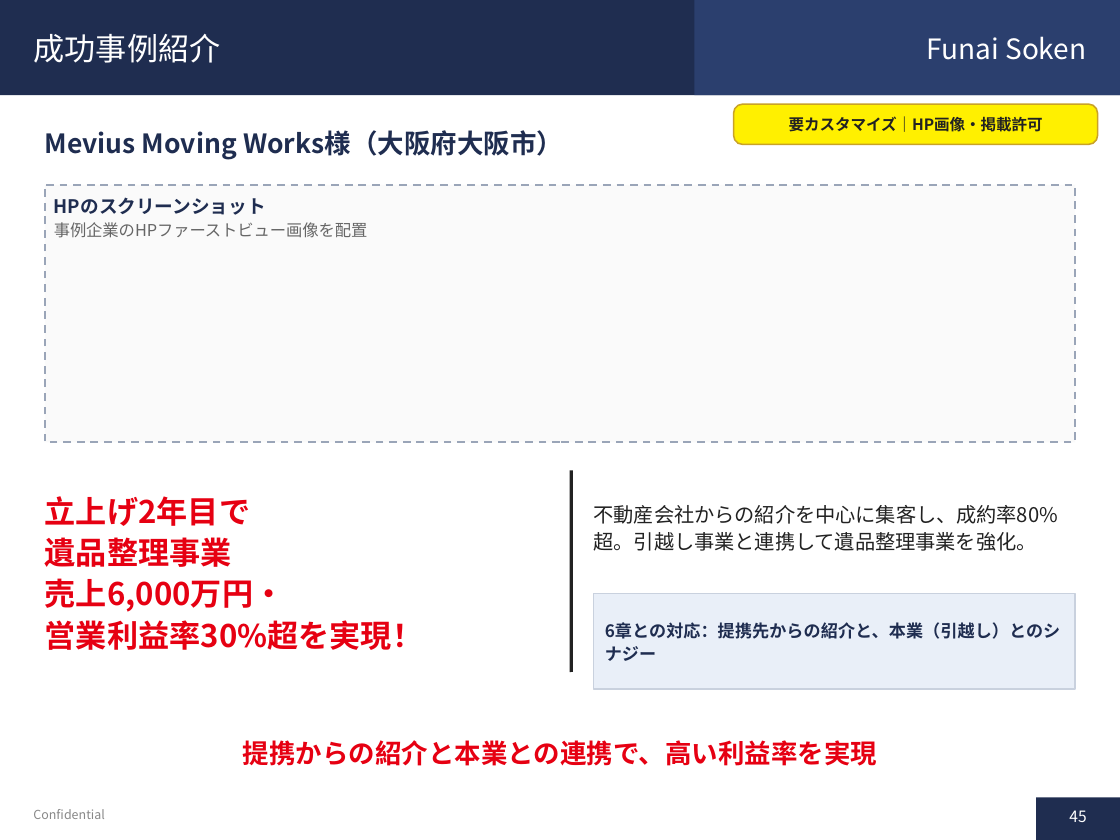
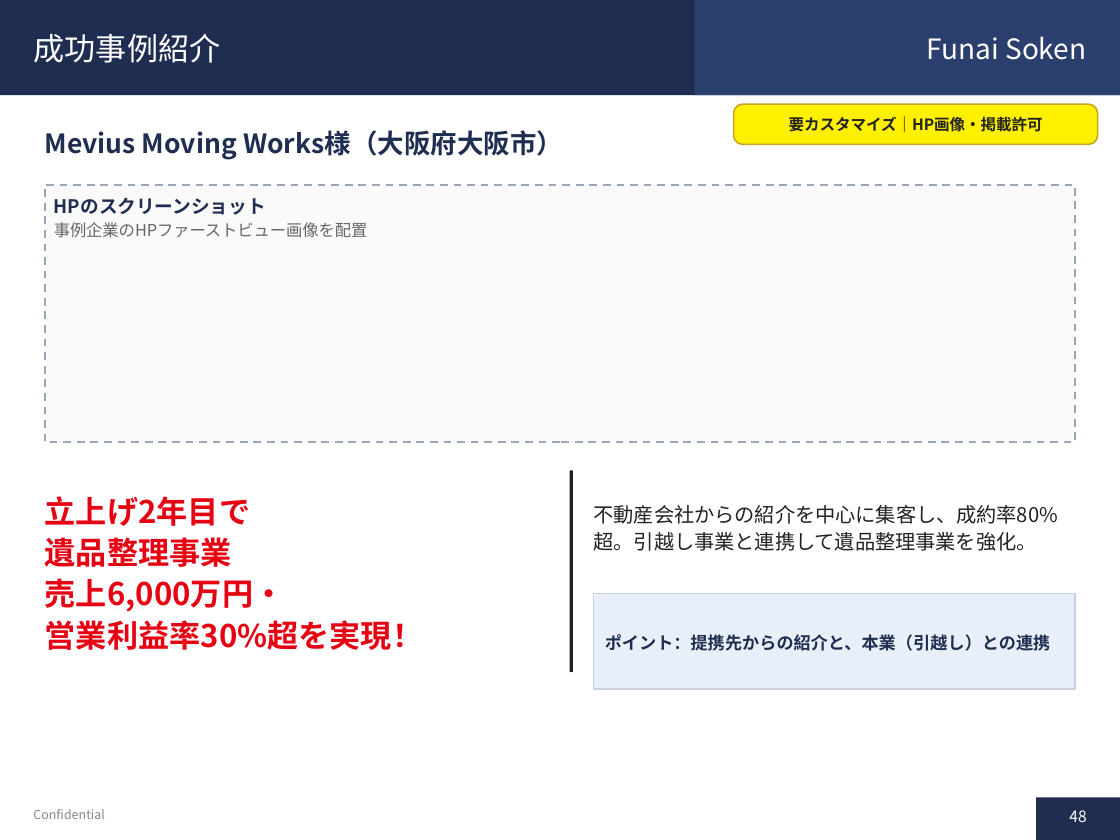
Before and after one commit to soshiro-iki-sys/-, a slide deck: slide 48 of proposals/遺品整理事業_企画書.pptx (slide 45 before the commit). Drawn at 1120x840 pixels with LibreOffice and Linux fonts; fonts in the diff are those of the drawing. Boxes give left, top, right and bottom in pixels: in the first picture for what was removed or moved away, otherwise in the second. Text is boxed around its words. In the diff, an @@ line names an element or a change of style, - is before the commit and + after.

```diff
--- a/proposals/遺品整理事業_企画書.pptx
+++ b/proposals/遺品整理事業_企画書.pptx
@@ text at bbox=[605, 634, 1050, 651]: text changed @@
-6章との対応：提携先からの紹介と、本業（引越し）とのシナジー
+ポイント：提携先からの紹介と、本業（引越し）との連携
@@ text removed at bbox=[243, 740, 878, 766] @@
-提携からの紹介と本業との連携で、高い利益率を実現
@@ page number at bbox=[1069, 810, 1086, 822]: text changed @@
-45
+48
```
Also in this commit, not shown: 28 other slides changed, 6 slides added, 14 slides removed, 1 other file.
